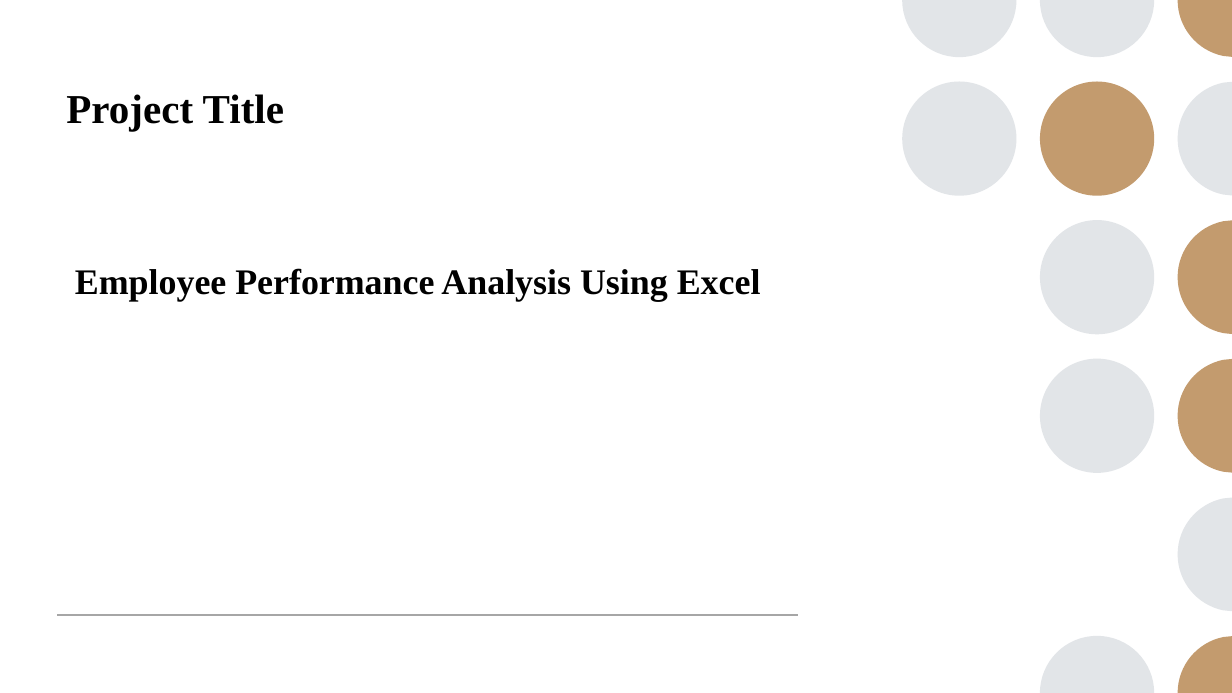
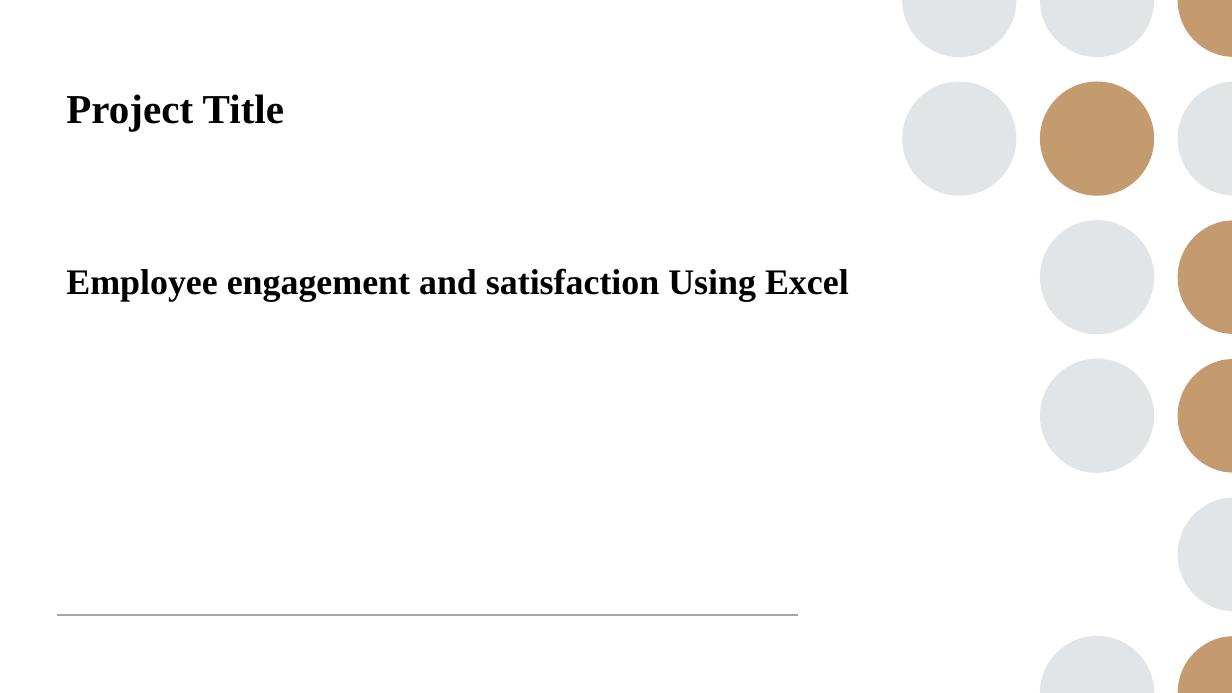
Before and after one commit to Saimeera785/TNSDC-DA-, a slide deck: slide 2 of sai meera ibm ppt.pptx. Drawn at 1232x693 pixels with LibreOffice and Linux fonts; fonts in the diff are those of the drawing. Boxes give left, top, right and bottom in pixels: in the first picture for what was removed or moved away, otherwise in the second. Text is boxed around its words. In the diff, an @@ line names an element or a change of style, - is before the commit and + after.

```diff
--- a/sai meera ibm ppt.pptx
+++ b/sai meera ibm ppt.pptx
@@ text at (66,268,849,301): text changed @@
-Employee Performance Analysis Using Excel
+Employee engagement and satisfaction Using Excel
```
Also in this commit, not shown: 7 other slides changed, 2 slides added, 2 slides removed, 1 other file.
